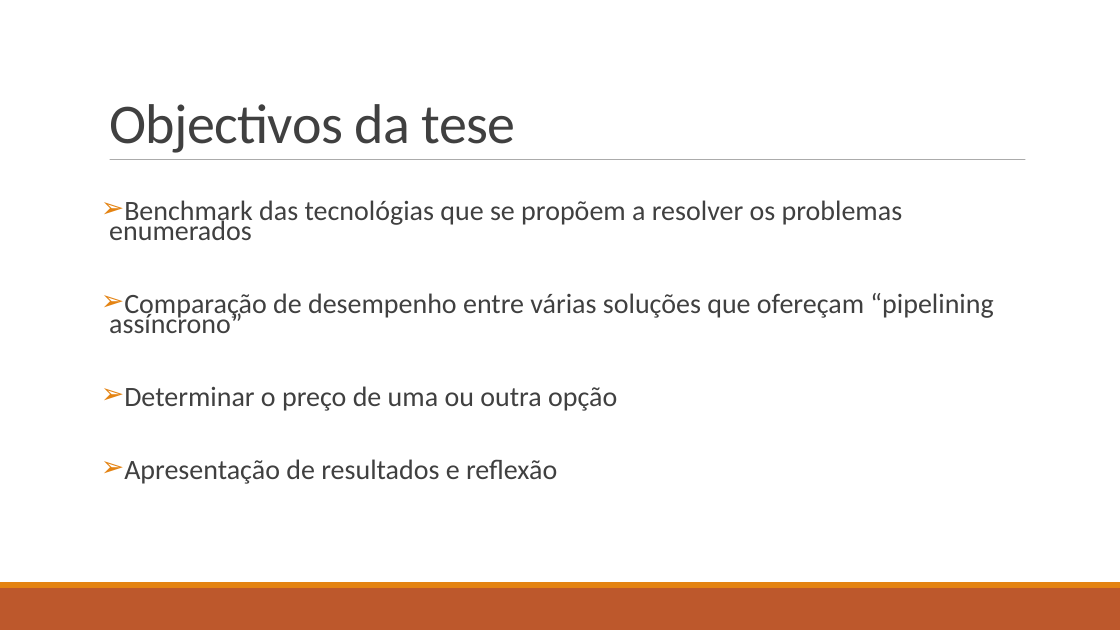
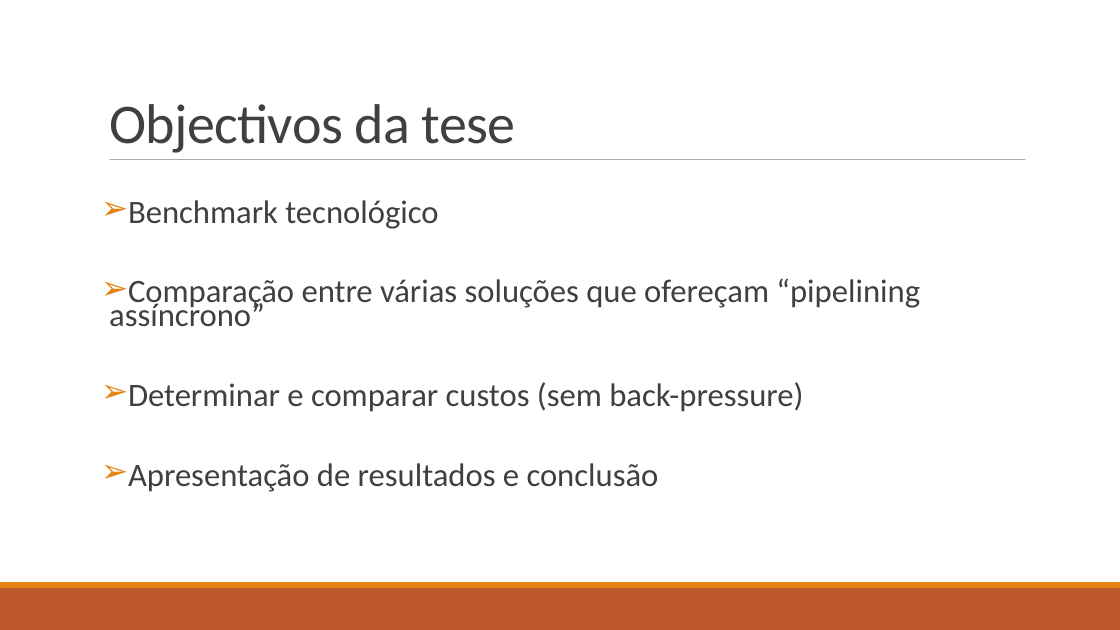
Before and after one commit to isel-sw-projects/2021-asyncio-pipelines, a slide deck: slide 5 of From asynchronous IO to reactive stream pipelines.ppt.odp. Drawn at 1120x630 pixels with LibreOffice and Linux fonts; fonts in the diff are those of the drawing. Boxes give left, top, right and bottom in pixels: in the first picture for what was removed or moved away, otherwise in the second. Text is boxed around its words. In the diff, an @@ line names an element or a change of style, - is before the commit and + after.

Commit message:
Presentation

```diff
--- a/From asynchronous IO to reactive stream pipelines.ppt.odp
+++ b/From asynchronous IO to reactive stream pipelines.ppt.odp
@@ text at [109,200,920,492]: text changed; size 24 to 28 pt @@
-➢ Benchmark das tecnológias que se propõem a resolver os problemas enumerados
-➢ Comparação de desempenho entre várias soluções que ofereçam “pipelining assíncrono”
-➢ Determinar o preço de uma ou outra opção
-➢ Apresentação de resultados e reflexão
+➢ Benchmark tecnológico
+➢ Comparação entre várias soluções que ofereçam “pipelining assíncrono”
+➢ Determinar e comparar custos (sem back-pressure)
+➢ Apresentação de resultados e conclusão
```
Also in this commit, not shown: 7 other slides changed, 3 slides added, 1 slide removed, 1 other file.
